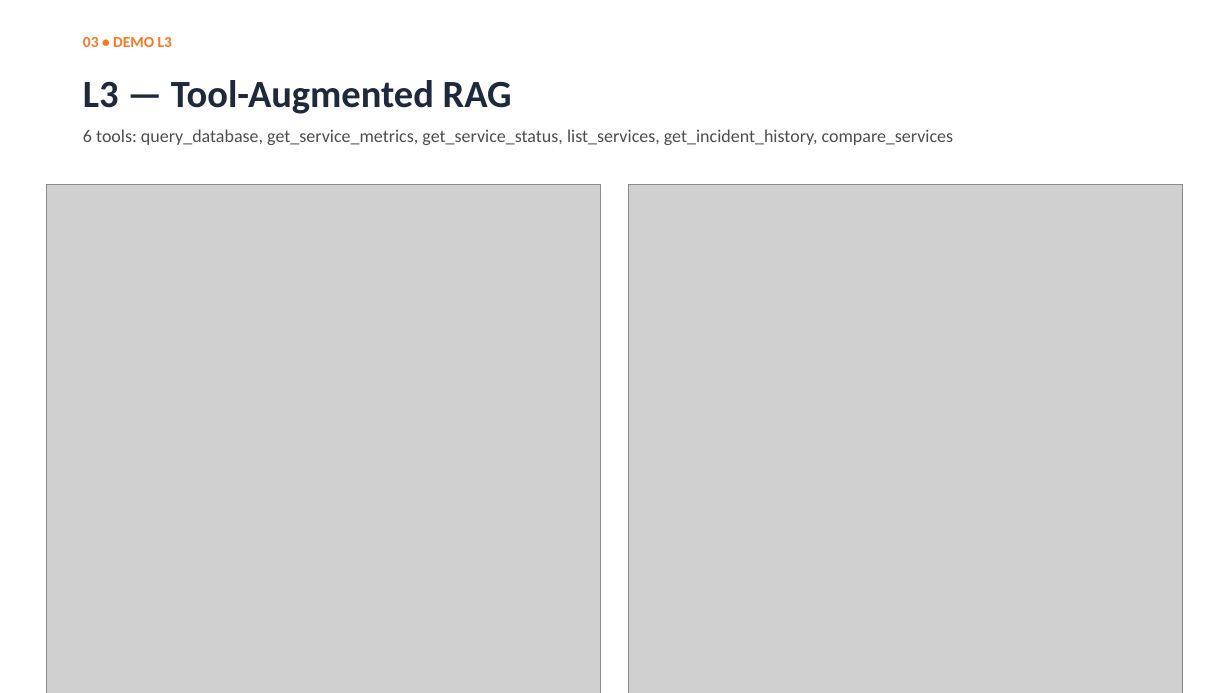
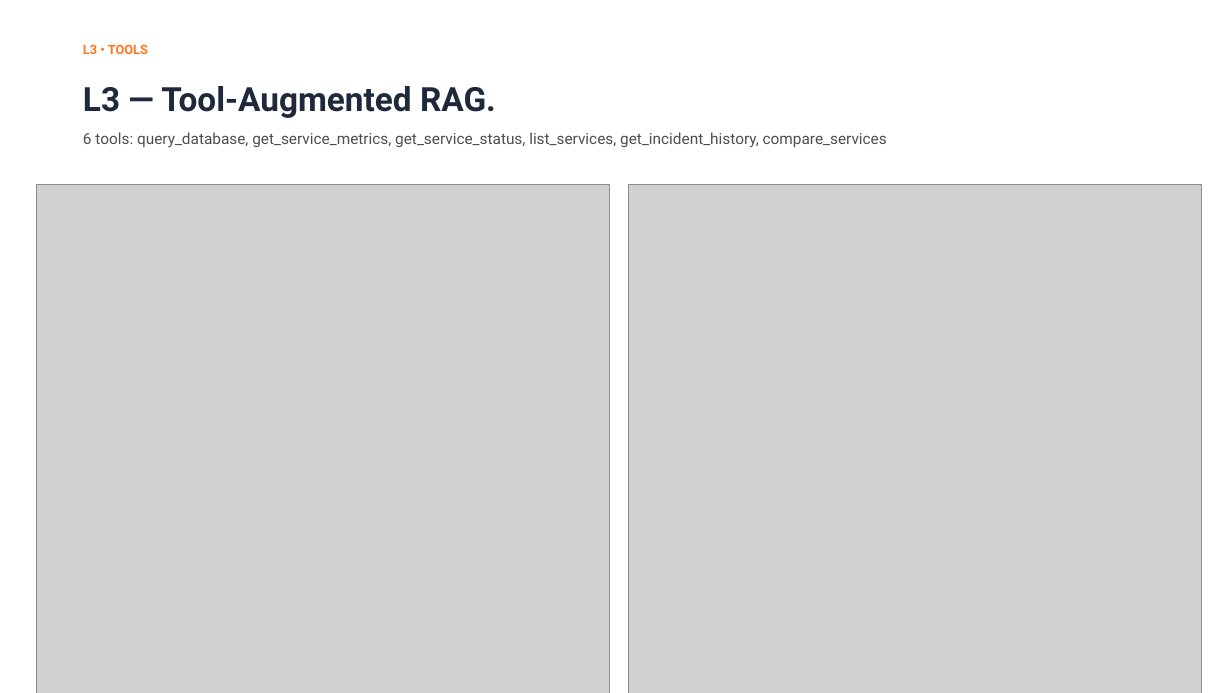
Before and after one commit to NguyenHuuDinh135/G9-W4, a slide deck: slide 11 of slides/W4_presentation.pptx (slide 9 before the commit). Drawn at 1232x693 pixels with LibreOffice and Linux fonts; fonts in the diff are those of the drawing; grey boxes stand for pictures. Boxes give left, top, right and bottom in pixels: in the first picture for what was removed or moved away, otherwise in the second. Text is boxed around its words. In the diff, an @@ line names an element or a change of style, - is before the commit and + after.

```diff
--- a/slides/W4_presentation.pptx
+++ b/slides/W4_presentation.pptx
@@ text at <box>83,44,148,54</box>: text changed; size 12 to 10 pt; font Calibri to Roboto @@
-03 • DEMO L3
+L3 • TOOLS
@@ text at <box>83,86,496,118</box>: text changed; size 30 to 26 pt; font Calibri to Roboto @@
-L3 — Tool-Augmented RAG
+L3 — Tool-Augmented RAG.
@@ text "6 tools: query_database, get_service_metrics, get_service_st ..." at <box>83,132,887,148</box>: size 14 to 12 pt, font Calibri to Roboto; line spacing 1 to 14pt @@
@@ picture: place and size @@
-picture at <box>46,185,601,693</box>
+picture at <box>37,185,610,693</box>
@@ picture: place and size @@
-picture at <box>628,185,1183,693</box>
+picture at <box>628,185,1202,693</box>
```
Also in this commit, not shown: 13 other slides changed, 2 slides added, 1 other file.
